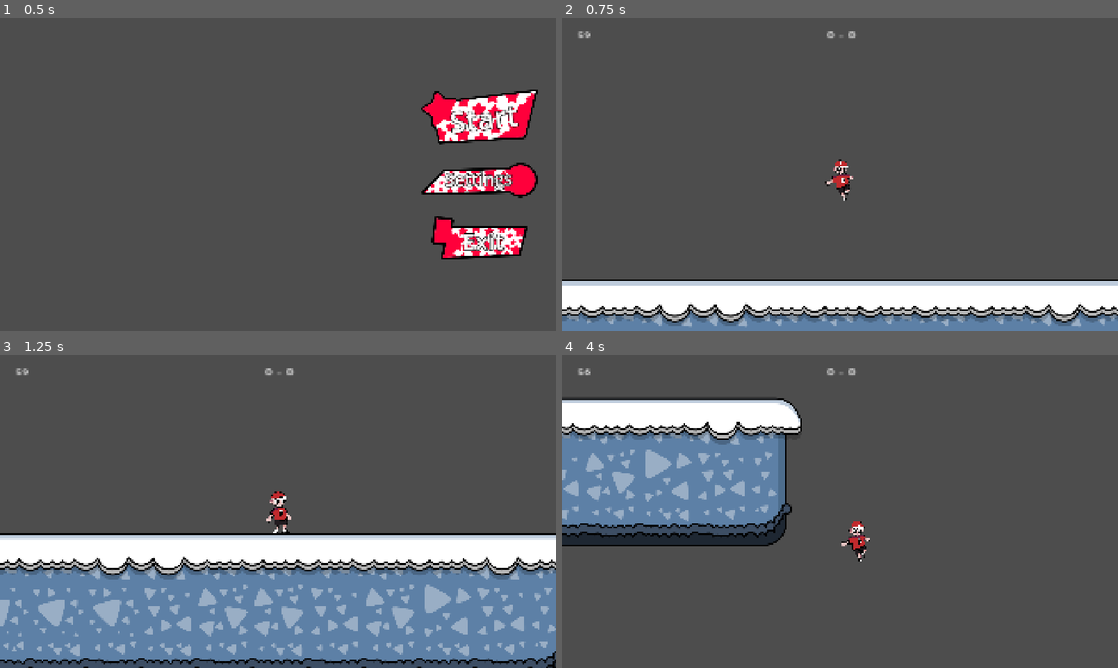
Above: before the commit, frames 1-4 (two rows, left to right).
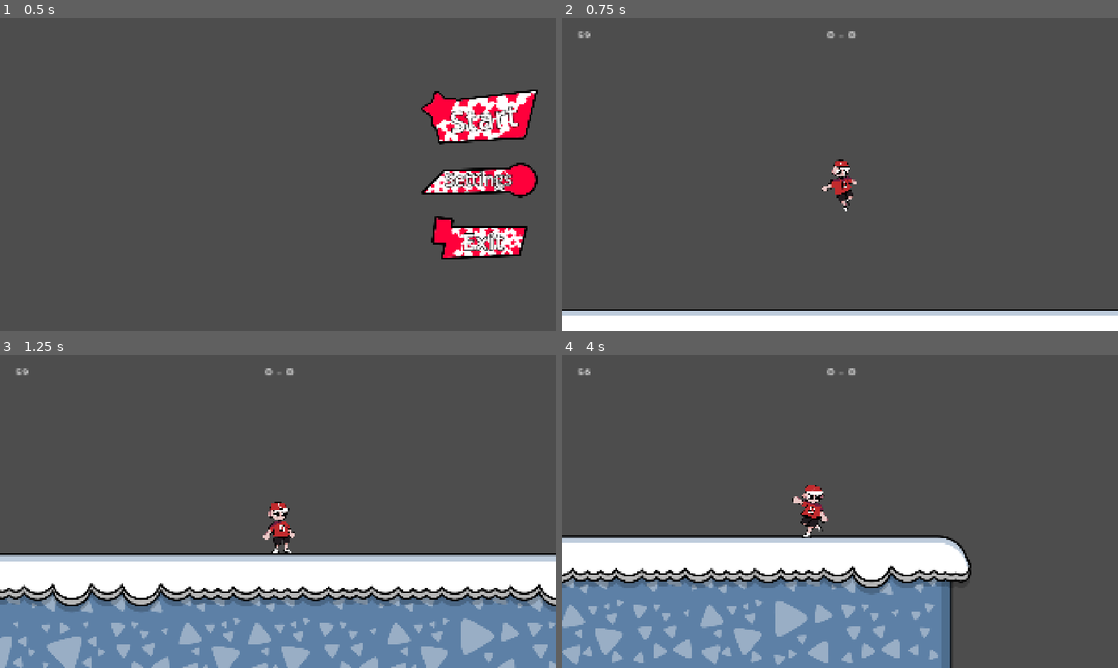
Above: after the commit, the same moments.

Repository: GuiDev-bit/Winter-Game-Jam
Game: Godot game, scene res://scenes/ui/main_menu.tscn
Same seed, same stepped clock (60 frames per second), same inputs: the game is played once before the commit and once after it.
Inputs (mouse positions are in pixels of both pictures, inside the frame that each line leads up to):
- Up to frame 1 (0.5 s): no input
- Up to frame 2 (0.75 s): click "Start" at 0.5 s
- Up to frame 3 (1.25 s): no input
- Up to frame 4 (4 s): move the mouse to (962, 495) at 1.27 s; hold D (right) 1.28-2.78 s; right-click (962, 495) at 1.35 s; tap W (jump) at 1.52, 1.55, 1.82, 2.1, 2.27, 2.57, 3.05, 3.77 s; move the mouse to (728, 527) at 2.02 s; right-click (728, 527) at 2.3 s; move the mouse to (895, 442) at 2.77 s; hold A (left) 2.78-3.53 s; right-click (895, 442) at 2.85 s; move the mouse to (812, 574) at 3.52 s; hold D (right) from 3.53 s (still down); right-click (812, 574) at 3.6 s

Frame 1 is identical in both runs. In frame 2, 17% of the frame differs, in the area x 0-100%, y 45-100%; in frame 3, 32%; in frame 4, 47%, in the area x 0-74%, y 13-100%.

Commit message:
Interation avec la balle

Diff:
--- a/scenes/arena/arena.tscn
+++ b/scenes/arena/arena.tscn
@@ -2,6 +2,9 @@
 
 [ext_resource type="Script" uid="uid://bnh8xyy67xd83" path="res://script/arena/arena.gd" id="1_1qjuf"]
 [ext_resource type="PackedScene" uid="uid://d3nd7funcfhcg" path="res://scenes/terrain/terrain.tscn" id="2_8trdl"]
+
+[sub_resource type="RectangleShape2D" id="RectangleShape2D_5tue2"]
+size = Vector2(213.5, 1117)
 
 [sub_resource type="RectangleShape2D" id="RectangleShape2D_1qjuf"]
 size = Vector2(132, 648)
@@ -13,9 +16,17 @@
 script = ExtResource("1_1qjuf")
 
 [node name="Walls" type="StaticBody2D" parent="." unique_id=106267902]
+collision_layer = 8
 
 [node name="CollisionShape2D" type="CollisionShape2D" parent="Walls" unique_id=1866878321]
-position = Vector2(-4, -4)
+position = Vector2(-49.75, 519.5)
+shape = SubResource("RectangleShape2D_5tue2")
+debug_color = Color(0.5643613, 0.47827423, 0.7634374, 0.41960785)
+
+[node name="CollisionShape2D2" type="CollisionShape2D" parent="Walls" unique_id=1940934627]
+position = Vector2(1952, 537)
+shape = SubResource("RectangleShape2D_5tue2")
+debug_color = Color(0.5643613, 0.47827423, 0.7634374, 0.41960785)
 
 [node name="GoalLeft" type="Area2D" parent="." unique_id=1941841028]
 
--- a/scenes/ball/ball.tscn
+++ b/scenes/ball/ball.tscn
@@ -8,10 +8,10 @@
 bounce = 0.6
 
 [sub_resource type="CircleShape2D" id="CircleShape2D_nv6q1"]
-radius = 38.013157
+radius = 30.016663
 
 [sub_resource type="CircleShape2D" id="CircleShape2D_stoaj"]
-radius = 35.735138
+radius = 30.016663
 
 [node name="Ball" type="RigidBody2D" unique_id=1539097515]
 physics_material_override = SubResource("PhysicsMaterial_nv6q1")
@@ -22,11 +22,12 @@
 script = ExtResource("1_oqv3d")
 
 [node name="Sprite2D" type="Sprite2D" parent="." unique_id=185056861]
-scale = Vector2(0.25, 0.25)
+position = Vector2(2.9999998, 0.99999994)
+scale = Vector2(0.2, 0.2)
 texture = ExtResource("2_nv6q1")
 
 [node name="CollisionShape2D" type="CollisionShape2D" parent="." unique_id=180994026]
-position = Vector2(-3, -2)
+position = Vector2(-1, -1)
 shape = SubResource("CircleShape2D_nv6q1")
 
 [node name="HurtboxComponent" type="Area2D" parent="." unique_id=541620898]
@@ -34,7 +35,7 @@
 metadata/_custom_type_script = "uid://dnqt4p122fui7"
 
 [node name="CollisionShape2D" type="CollisionShape2D" parent="HurtboxComponent" unique_id=166404881]
-position = Vector2(-4, -1)
+position = Vector2(-1, -1)
 shape = SubResource("CircleShape2D_stoaj")
 debug_color = Color(0.22950652, 0.6122144, 0.51398337, 0.41960785)
 
--- a/scenes/main/main.tscn
+++ b/scenes/main/main.tscn
@@ -5,14 +5,6 @@
 [ext_resource type="PackedScene" uid="uid://bw1vhtrhep4ky" path="res://scenes/ball/ball.tscn" id="2_6q06x"]
 [ext_resource type="PackedScene" uid="uid://c3vj3s7xoi087" path="res://scenes/player/player.tscn" id="3_ow5a4"]
 [ext_resource type="PackedScene" uid="uid://dhxrob07wfllc" path="res://scenes/arena/arena.tscn" id="4_hujxm"]
-[ext_resource type="Script" uid="uid://wcd5uqn0imo0" path="res://script/Ressources/attackressources/attack_data.gd" id="6_ow5a4"]
-
-[sub_resource type="Resource" id="Resource_hujxm"]
-script = ExtResource("6_ow5a4")
-damage = 1.0
-force = 1000.0
-direction = Vector2(0.9, 0.1)
-metadata/_custom_type_script = "uid://wcd5uqn0imo0"
 
 [node name="Main" type="Node2D" unique_id=1443848199]
 process_mode = 3
@@ -30,4 +22,3 @@
 [node name="Player" parent="." unique_id=1175312892 instance=ExtResource("3_ow5a4")]
 position = Vector2(1033, 337)
 collision_mask = 12
-bat_data = SubResource("Resource_hujxm")
--- a/scenes/player/player.tscn
+++ b/scenes/player/player.tscn
@@ -3,6 +3,7 @@
 [ext_resource type="Script" uid="uid://braehv8ney1rm" path="res://script/player/player.gd" id="1_8afob"]
 [ext_resource type="Texture2D" uid="uid://4a330n4cqi7x" path="res://assets/player_assets/player_fall.png" id="2_0owmy"]
 [ext_resource type="Script" uid="uid://clb1xdtf63b7o" path="res://script/component/input_component.gd" id="2_dovo2"]
+[ext_resource type="Script" uid="uid://wcd5uqn0imo0" path="res://script/Ressources/attackressources/attack_data.gd" id="2_fm80t"]
 [ext_resource type="Script" uid="uid://da52mkxllo62" path="res://script/component/movement_component.gd" id="2_gmlin"]
 [ext_resource type="Texture2D" uid="uid://byancfgpk66f4" path="res://assets/player_assets/Sans titre 423_20260221210525.png" id="2_lvxji"]
 [ext_resource type="Texture2D" uid="uid://ea8t1g2wo4gx" path="res://assets/player_assets/Sans titre 423_20260221223302.png" id="3_je7p5"]
@@ -11,6 +12,13 @@
 [ext_resource type="Texture2D" uid="uid://gypkioppnu0l" path="res://assets/player_assets/Sans_titre_423_20260222143159.png" id="6_fm80t"]
 [ext_resource type="Texture2D" uid="uid://bcpxp1jwdrv7t" path="res://assets/player_assets/Sans_titre_423_20260222143920.png" id="9_ugbui"]
 [ext_resource type="Script" uid="uid://bxmkgxah4aht4" path="res://script/component/hitbox_component.gd" id="11_je7p5"]
+
+[sub_resource type="Resource" id="Resource_gx1jg"]
+script = ExtResource("2_fm80t")
+damage = 1.0
+force = 1000.0
+direction = Vector2(1, -1)
+metadata/_custom_type_script = "uid://wcd5uqn0imo0"
 
 [sub_resource type="SpriteFrames" id="SpriteFrames_p47bc"]
 animations = [{
@@ -88,6 +96,7 @@
 
 [node name="Player" type="CharacterBody2D" unique_id=1828741544]
 script = ExtResource("1_8afob")
+bat_data = SubResource("Resource_gx1jg")
 
 [node name="AnimatedSprite2D" type="AnimatedSprite2D" parent="." unique_id=166587267]
 scale = Vector2(0.25, 0.25)
@@ -107,9 +116,8 @@
 script = ExtResource("2_dovo2")
 
 [node name="Camera2D" type="Camera2D" parent="." unique_id=522177963]
-zoom = Vector2(1.2, 1.2)
+zoom = Vector2(1.5, 1.5)
 position_smoothing_enabled = true
-position_smoothing_speed = 10.0
 
 [node name="HitboxComponent" type="Area2D" parent="." unique_id=1138836252 node_paths=PackedStringArray("shape")]
 script = ExtResource("11_je7p5")
@@ -120,3 +128,5 @@
 position = Vector2(52, 1)
 shape = SubResource("RectangleShape2D_fm80t")
 debug_color = Color(0.83145946, 0.38334653, 0.23211065, 0.41960785)
+
+[connection signal="area_entered" from="HitboxComponent" to="HitboxComponent" method="_on_area_entered"]
--- a/script/ball/ball.gd
+++ b/script/ball/ball.gd
@@ -19,10 +19,8 @@
 	gravity_scale = gravity_scale_value
 
 func _physics_process(_delta: float) -> void:
-	if GameManager.current_state != GameManager.GameState.PLAYING:
-		linear_velocity = Vector2.ZERO
-		return
-	#apply_squash_stretch()
+	#active_game
+	apply_squash_stretch()
 	previous_velocity = linear_velocity
 
 
@@ -41,13 +39,18 @@
 	sprite.scale = sprite.scale.lerp(Vector2(base_scale.x * squash, base_scale.y * stretch), 0.3)
 
 func _on_body_entered(_body: Node) -> void:
-	#print("collision avec: ", _body.name)
+	print("collision avec: ", _body.name)
 	var impact_strength = previous_velocity.length() / bounce_force
-	var _squash = 1.0 + impact_strength * squash_amount
-	#sprite.scale = Vector2(base_scale.x * squash, base_scale.y / squash)
+	var squash = 1.0 + impact_strength * squash_amount
+	sprite.scale = Vector2(base_scale.x * squash, base_scale.y / squash)
 
 #j'ai désactiver quelques effets dsl , mais tu peux facilement les retirer
 
 
 func _on_ball_get_hit(data: AttackData) -> void:
 	apply_force_to_ball(data.direction, data.force)
+
+func active_game():
+	if GameManager.current_state != GameManager.GameState.PLAYING:
+		linear_velocity = Vector2.ZERO
+		return
--- a/script/component/hitbox_component.gd
+++ b/script/component/hitbox_component.gd
@@ -21,6 +21,6 @@
 		shape.set_deferred("disabled",true)
 		attack_data = null
 
-func _on_area_entered(area: HurtboxComponent) -> void:
-	if attack_data:
-		area.take_hit(attack_data)
+func _on_area_entered(area: Area2D) -> void:
+	if attack_data and area is HurtboxComponent:
+		area.damage(attack_data)
--- a/script/player/player.gd
+++ b/script/player/player.gd
@@ -66,6 +66,7 @@
 		STATE.FLOOR :
 			pick_random_slide()
 		STATE.HIT :
+			bat_data.direction = get_direction_to_mouse()
 			hitbox.attack_data = bat_data
 			hitbox.lunch_attack()
 
@@ -127,11 +128,18 @@
 			animated_sprite.play("idle")
 	if move_component.direction > 0:
 		animated_sprite.flip_h = false
+		hitbox.shape.position.x = 52
 	elif move_component.direction < 0:
 		animated_sprite.flip_h = true
+		hitbox.shape.position.x = -52
 
 #choisi une animation différente pour le slide
 func pick_random_slide():
 	var choices = slide_anim.duplicate()
 	choices.erase(current_slide)
 	current_slide = choices.pick_random()
+
+func get_direction_to_mouse() -> Vector2:
+	var mouse_pos = get_global_mouse_position() # position de la souris dans le monde
+	var direction = (mouse_pos - global_position).normalized()
+	return direction
